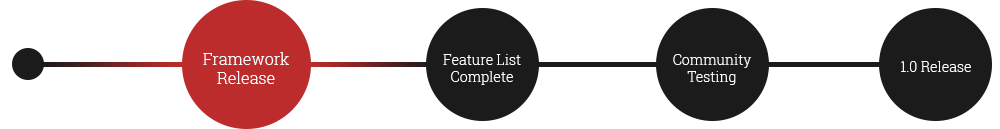
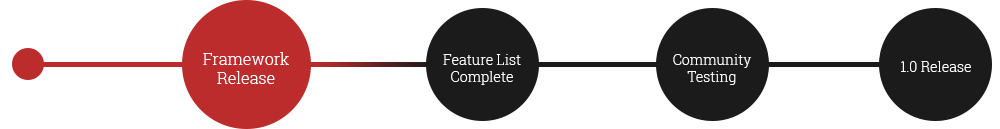
Revision of a layered 1000×129 image; what changed, layer by layer:
painted on "Dot" over 12, 48, 44, 80
